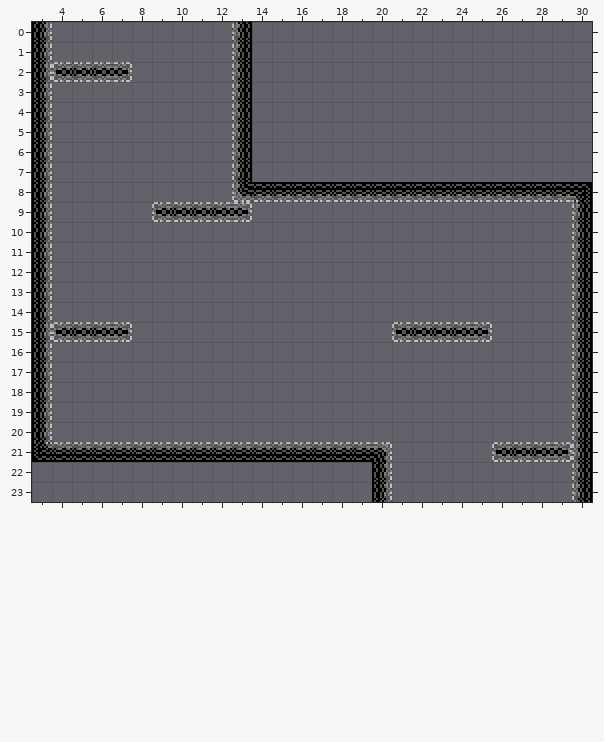
A Tiled map gets an edit: resources/cave05.tmx. This is how it looked before the edit.
Cells are 20x20 px. Shown: x 3..30, y 0..23.
After:
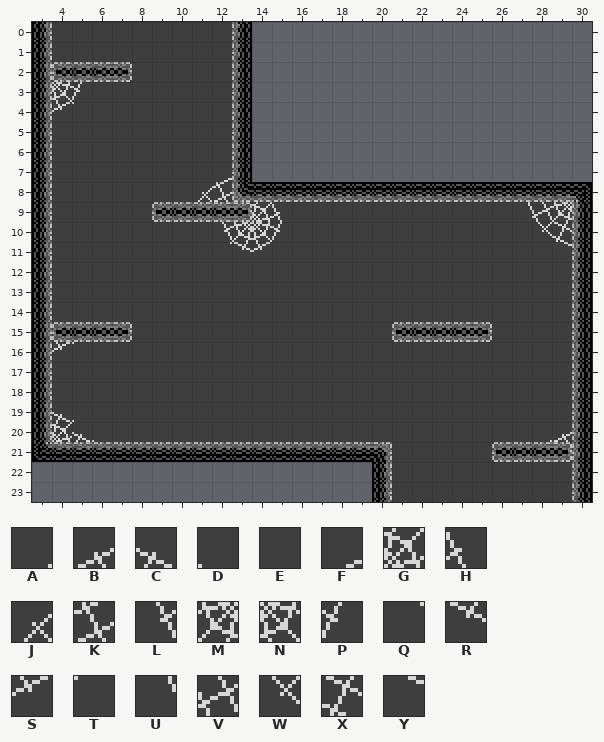
Key: from "cave_background": A 0, B 1, C 2, D 3, E 4, F 6, G 22, H 23, J 25, K 26, L 40, M 41, N 42, P 43, Q 60, R 61, S 62, T 63, U 64, V 65, W 85, X 86, Y 106.
_ is an empty cell.
Tiles of an added or newly shown layer are drawn over the layers below it.
Edits made:
Layer "background" (added):
y 0..1: x 4..12 _________ -> EEEEEEEEE
y 2: x 4 _ -> E; x 7..12 ______ -> EEEEEE
y 3: x 4..12 _________ -> NPEEEEEEE
y 4: x 4..12 _________ -> STEEEEEEE
y 5..6: x 4..12 _________ -> EEEEEEEEE
y 7: x 4..12 _________ -> EEEEEEEEF
y 8: x 4..12 _________ -> EEEEEEEJK
y 9: x 4..9 ______ -> EEEEEE; x 13..29 _________________ -> EGHEEEEEEEEEEEUVM
y 10: x 4..29 __________________________ -> EEEEEEEELMNPEEEEEEEEEEEEWX
y 11: x 4..29 __________________________ -> EEEEEEEEQRSEEEEEEEEEEEEEEY
y 12..14: x 4..29 __________________________ -> EEEEEEEEEEEEEEEEEEEEEEEEEE
y 15: x 4 _ -> E; x 7..21 _______________ -> EEEEEEEEEEEEEEE; x 25..29 _____ -> EEEEE
y 16: x 4..29 __________________________ -> STEEEEEEEEEEEEEEEEEEEEEEEE
y 17..18: x 4..29 __________________________ -> EEEEEEEEEEEEEEEEEEEEEEEEEE
y 19: x 4..29 __________________________ -> CDEEEEEEEEEEEEEEEEEEEEEEEE
y 20: x 4..29 __________________________ -> GCDEEEEEEEEEEEEEEEEEEEEEAB
y 21: x 21..26 ______ -> EEEEEE; x 29 _ -> E
y 22..23: x 21..29 _________ -> EEEEEEEEE
Changed places in both pictures, as pixel boxes (x1, y1, x2, y2):
added: (52, 22, 572, 502)
